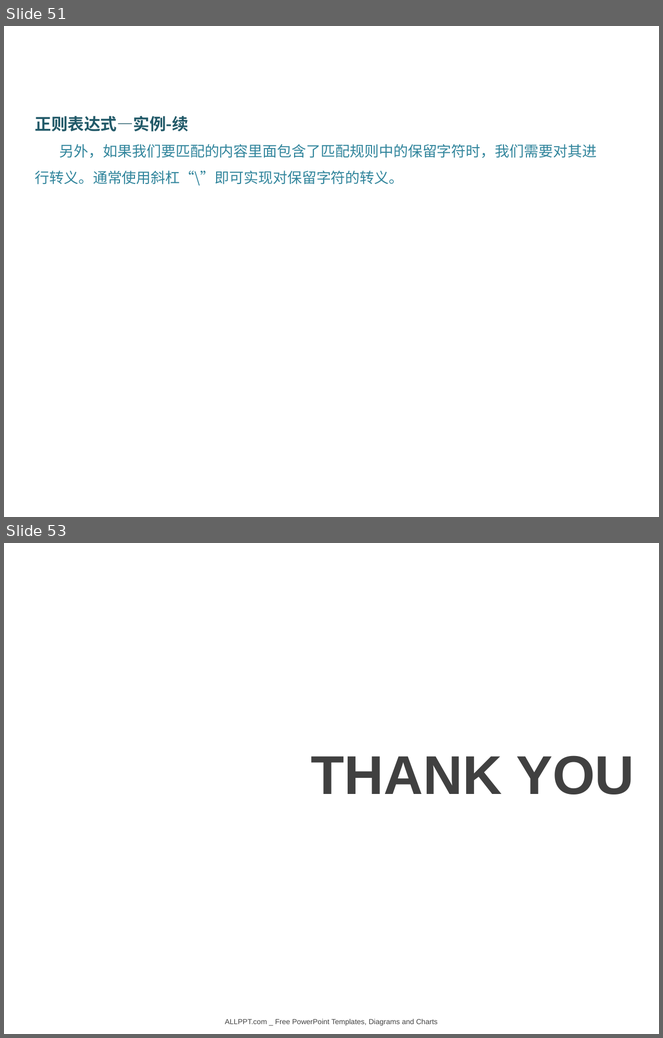
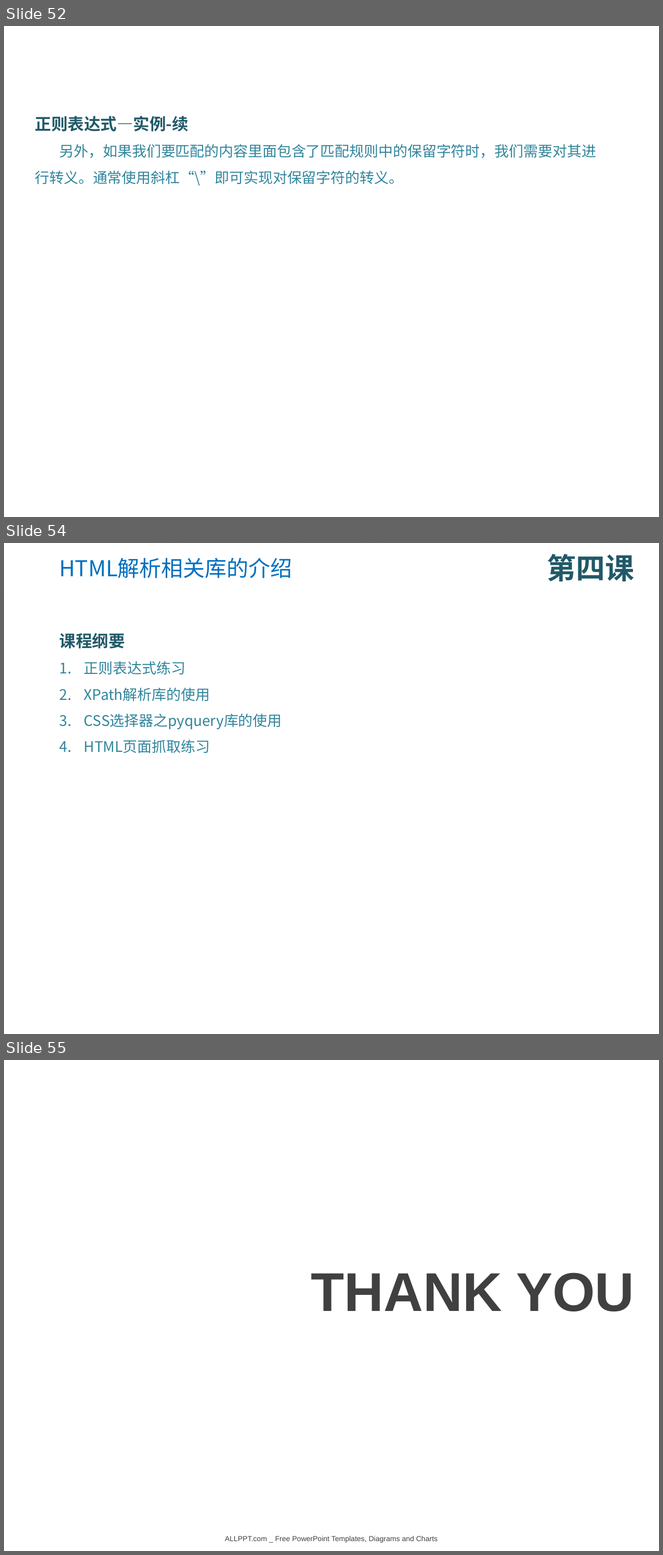
Before and after one commit to DataScienceCoding/Python-Web-Crawler, a slide deck: Python-Web-Crawler.pptx. Shown one above the other, each under a label of ours: slides 51 and 53 before the commit, slides 52, 54 and 55 after it; the slides between them are not shown. The pictures are 663x1038 and 663x1555 pixels, drawn with LibreOffice and Linux fonts; fonts in the diff are those of the drawing; background and template pictures are left out. Boxes give left, top, right and bottom in pixels: in the first picture for what was removed or moved away, otherwise in the second. Text is boxed around its words. In the diff, an @@ line names an element or a change of style, - is before the commit and + after.

Commit message:
第四课

```diff
--- a/Python-Web-Crawler.pptx
+++ b/Python-Web-Crawler.pptx
@@ slide 54 added at <box>4,543,659,1034</box>, background picture (left out) @@
@@ text added at <box>59,558,293,578</box>, 24 pt, text #0070C0 @@
+HTML解析相关库的介绍
@@ text added at <box>547,554,635,581</box>, 32 pt, text #215968, bold @@
+第四课
@@ text added at <box>60,633,282,754</box>, 16 pt, text #31859C @@
+课程纲要
+1. 正则表达式练习
+2. XPath解析库的使用
+3. CSS选择器之pyquery库的使用
+4. HTML页面抓取练习
@@ what was slide 51 is now slide 52 @@
@@ what was slide 53 is now slide 55 @@
```
Also in this commit, not shown: 2 slides changed, 1 other slide added, 1 other file.
